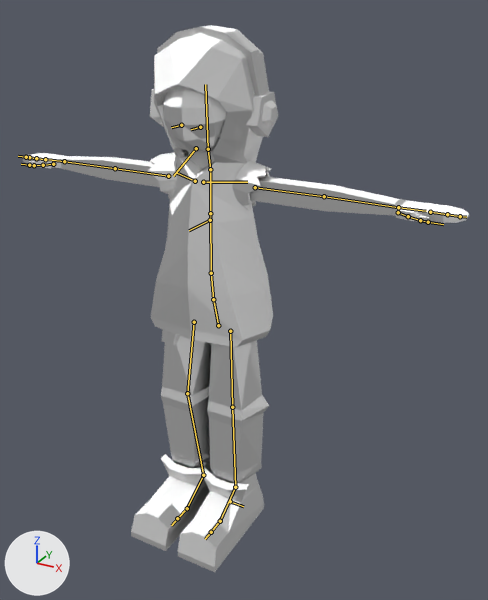
Renders of the Blender file Noizz.blend from each side of a commit.
Both versions are drawn from a camera (50 mm lens) standing at (1.35, -2.19, 2.18) and looking at (-0.01, 0.3, 0.94). Arrows for +X, +Y and +Z are at lower left; the lights stay in place. The picture after the commit comes second. The bones that change, and the others that lie on the model, are drawn over the model as lines.

The first picture shows 'Arms', 'Head', 'Headphones', 'Hoodie', 'Pants', 'Shoes', 'Sleeves'.
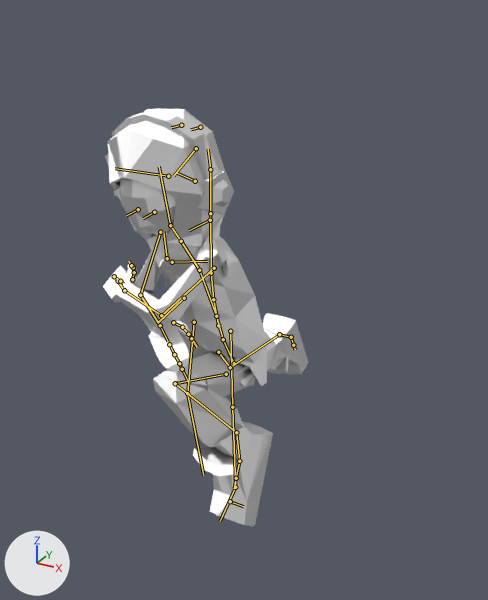
The newer file adds an action. The first version stands in its rest pose; the second is drawn at frame 1 of the action 'Sword_ForwardStrike'.

The change, as JSON lines over the scene's bpy script:
```json
{"block": "bone_torso", "where": "bone_torso = bpy.data.objects['Armature'].pose.bones['torso']  # child of 'MCH-torso.parent'"}
{"op": "set", "path": "bone_torso.location", "old": "(0.0, 0.0, 0.0)", "new": "(0.019, 0.07, -0.214)"}
{"op": "set", "path": "bone_torso.rotation_quaternion", "old": "(1.0, 0.0, 0.0, 0.0)", "new": "(0.907, 0.067, 0.011, -0.415)", "note": "degrees (0, 0, 0) -> degrees (6, 4, -49)"}
{"block": "bone_chest", "where": "bone_chest = bpy.data.objects['Armature'].pose.bones['chest']  # child of 'torso'"}
{"op": "set", "path": "bone_chest.rotation_quaternion", "old": "(1.0, 0.0, 0.0, 0.0)", "new": "(0.954, 0.213, 0.084, 0.194)", "note": "degrees (0, 0, 0) -> degrees (26, 4, 24)"}
{"block": "bone_thigh_ik_l", "where": "bone_thigh_ik_l = bpy.data.objects['Armature'].pose.bones['thigh_ik.L']  # child of 'MCH-thigh_ik_swing.L'"}
{"op": "set", "path": "bone_thigh_ik_l.rotation_euler", "old": "(0.0, 0.0, 0.0)", "new": "(0.0, -0.349, 0.0)", "note": "degrees (0, 0, 0) -> degrees (0, -20, 0)"}
{"block": "bone_thigh_ik_r", "where": "bone_thigh_ik_r = bpy.data.objects['Armature'].pose.bones['thigh_ik.R']  # child of 'MCH-thigh_ik_swing.R'"}
{"op": "set", "path": "bone_thigh_ik_r.rotation_euler", "old": "(0.0, 0.0, 0.0)", "new": "(0.0, -0.873, 0.0)", "note": "degrees (0, 0, 0) -> degrees (0, -50, 0)"}
{"block": "bone_head", "where": "bone_head = bpy.data.objects['Armature'].pose.bones['head']  # child of 'MCH-ROT-head'"}
{"op": "set", "path": "bone_head.rotation_quaternion", "old": "(1.0, 0.0, 0.0, 0.0)", "new": "(0.93, 0.0, 0.367, 0.0)", "note": "degrees (0, 0, 0) -> degrees (0, 43, 0)"}
{"block": "bone_f_index_01_master_l", "where": "bone_f_index_01_master_l = bpy.data.objects['Armature'].pose.bones['f_index.01_master.L']  # child of 'ORG-hand.L'"}
{"op": "set", "path": "bone_f_index_01_master_l.scale", "old": "(1.0, 1.0, 1.0)", "new": "(1.0, 0.58, 1.0)"}
{"block": "bone_f_index_01_master_r", "where": "bone_f_index_01_master_r = bpy.data.objects['Armature'].pose.bones['f_index.01_master.R']  # child of 'ORG-hand.R'"}
{"op": "set", "path": "bone_f_index_01_master_r.scale", "old": "(1.0, 1.0, 1.0)", "new": "(1.0, 0.9, 1.0)"}
{"block": "bone_hand_ik_l", "where": "bone_hand_ik_l = bpy.data.objects['Armature'].pose.bones['hand_ik.L']  # child of 'MCH-hand_ik.parent.L'"}
{"op": "set", "path": "bone_hand_ik_l.location", "old": "(0.0, 0.0, 0.0)", "new": "(-0.934, -0.294, -0.38)"}
{"op": "set", "path": "bone_hand_ik_l.rotation_quaternion", "old": "(1.0, 0.0, 0.0, 0.0)", "new": "(-0.291, 0.878, 0.119, -0.36)", "note": "degrees (0, 0, 0) -> degrees (-134, 34, 31)"}
{"block": "bone_hand_ik_r", "where": "bone_hand_ik_r = bpy.data.objects['Armature'].pose.bones['hand_ik.R']  # child of 'MCH-hand_ik.parent.R'"}
{"op": "set", "path": "bone_hand_ik_r.location", "old": "(0.0, 0.0, 0.0)", "new": "(0.678, -0.286, -0.485)"}
{"op": "set", "path": "bone_hand_ik_r.rotation_quaternion", "old": "(1.0, 0.0, 0.0, 0.0)", "new": "(0.327, 0.914, -0.08, 0.227)", "note": "degrees (0, 0, 0) -> degrees (141, -28, 0)"}
{"block": "bone_foot_ik_l", "where": "bone_foot_ik_l = bpy.data.objects['Armature'].pose.bones['foot_ik.L']  # child of 'MCH-foot_ik.parent.L'"}
{"op": "set", "path": "bone_foot_ik_l.location", "old": "(0.0, 0.0, 0.0)", "new": "(0.03, -0.042, 0.341)"}
{"op": "set", "path": "bone_foot_ik_l.rotation_quaternion", "old": "(1.0, 0.0, 0.0, 0.0)", "new": "(0.832, 0.554, 0.0, 0.0)", "note": "degrees (0, 0, 0) -> degrees (67, 0, 0)"}
{"block": "bone_foot_ik_r", "where": "bone_foot_ik_r = bpy.data.objects['Armature'].pose.bones['foot_ik.R']  # child of 'MCH-foot_ik.parent.R'"}
{"op": "set", "path": "bone_foot_ik_r.location", "old": "(0.0, 0.0, 0.0)", "new": "(-0.019, 0.855, 0.375)"}
{"op": "set", "path": "bone_foot_ik_r.rotation_quaternion", "old": "(1.0, 0.0, 0.0, 0.0)", "new": "(0.5, 0.866, 0.0, 0.0)", "note": "degrees (0, 0, 0) -> degrees (120, 0, 0)"}
```

Where the change shows, as pixel boxes [x1, y1, x2, y2] in the pictures (488 x 600 px):
```json
{"object": "Hoodie", "change": "posed", "before": [151, 25, 273, 347], "after": [105, 108, 267, 386], "on screen": "33% wider, 14% shorter"}
{"object": "Shoes", "change": "posed", "before": [131, 454, 264, 572], "after": [193, 313, 308, 527]}
{"object": "Pants", "change": "posed", "before": [161, 329, 269, 483], "after": [153, 329, 283, 447]}
{"object": "Arms", "change": "posed", "before": [23, 153, 469, 223], "after": [103, 251, 211, 372]}
{"object": "Head", "change": "posed", "before": [164, 86, 227, 170], "after": [119, 178, 176, 242]}
{"object": "Headphones", "change": "posed", "before": [150, 26, 278, 137], "after": [112, 110, 234, 215]}
{"object": "Sleeves", "change": "posed", "before": [148, 153, 271, 211], "after": [196, 239, 230, 282]}
```
